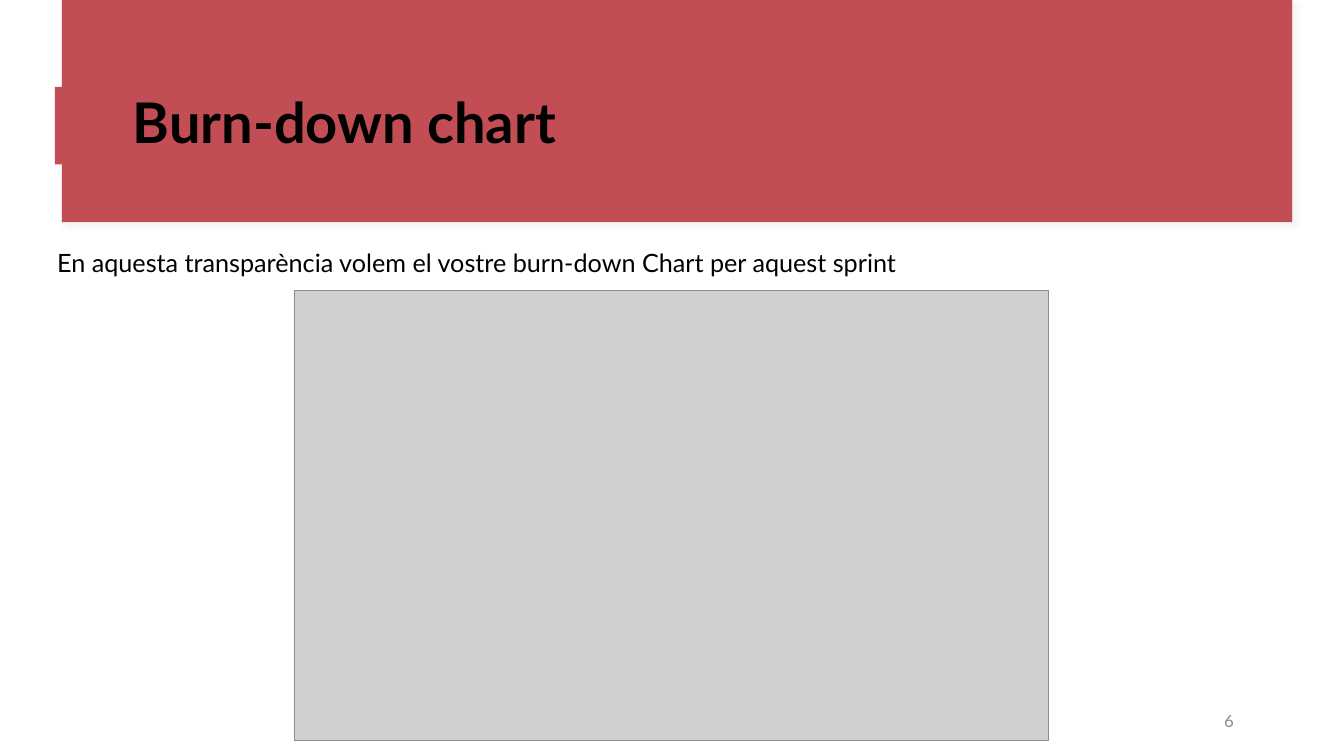
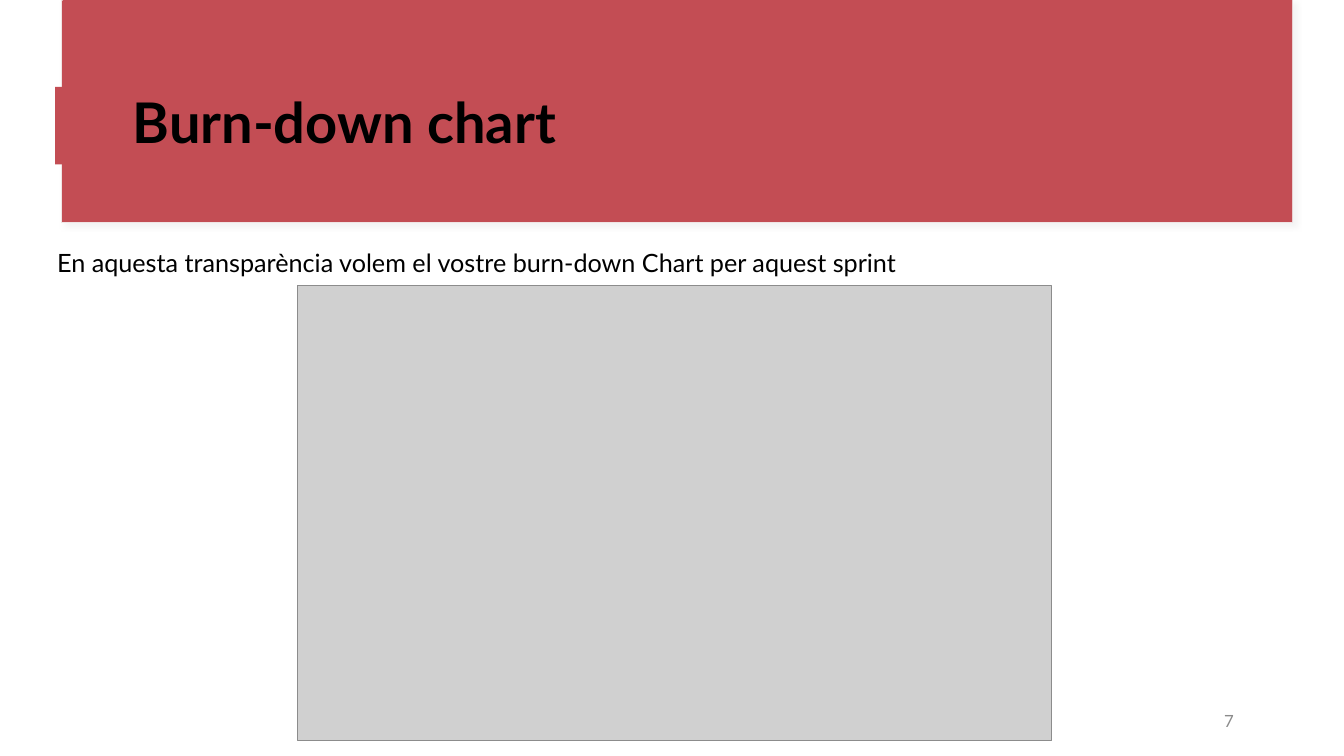
Before and after one commit to oscar-123458/ES26UAB-411-09, a slide deck: slide 7 of documents/Sprint_Review2.pptx (slide 6 before the commit). Drawn at 1344x756 pixels with LibreOffice and Linux fonts; fonts in the diff are those of the drawing; grey boxes stand for pictures. Boxes give left, top, right and bottom in pixels: in the first picture for what was removed or moved away, otherwise in the second. Text is boxed around its words. In the diff, an @@ line names an element or a change of style, - is before the commit and + after.

```diff
--- a/documents/Sprint_Review2.pptx
+++ b/documents/Sprint_Review2.pptx
@@ picture: place and size @@
-picture at (295, 290, 1050, 741)
+picture at (297, 286, 1052, 741)
@@ page number at (1224, 715, 1234, 727): text changed @@
-6
+7
```
Also in this commit, not shown: 2 slides added, 1 slide removed.
